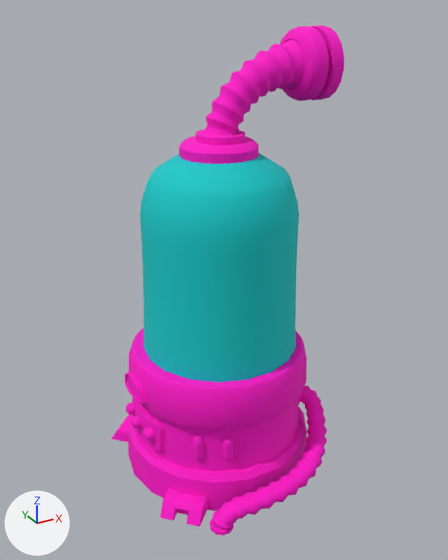
One commit to the FBX model resource/3d/Stage 1/stage01_5월 발표용/bg_mix.FBX: the scene before it, then after it.
Rendered twice from a 50 mm camera at (405.04, -272.01, 9.4) aimed at (410.26, -262.51, 4.65). Arrows for +X, +Y and +Z are at lower left; the lights stay in place. Where no turn or scale is listed for an object, it has been applied to the vertices. Vertices at the same position are counted once.

Before the edit, the objects in view are built like this:
```python
me_mesh = bpy.data.meshes.new('Mesh')
me_mesh.from_pydata(...)  # 2923 vertices, 5473 faces; spans x -2.1..2.1, y -2.2..2.2, z -4.27..4.27
# faces by material slot: [5095, 378]
me_mesh.materials.append(mat_material__67)  # pink #ff00ca
me_mesh.materials.append(mat_02___default)  # cyan #00caca
ob_bg_mix = bpy.data.objects.new('bg_mix', me_mesh)
ob_bg_mix.location = (410.39, -262.49, 4.83)
```
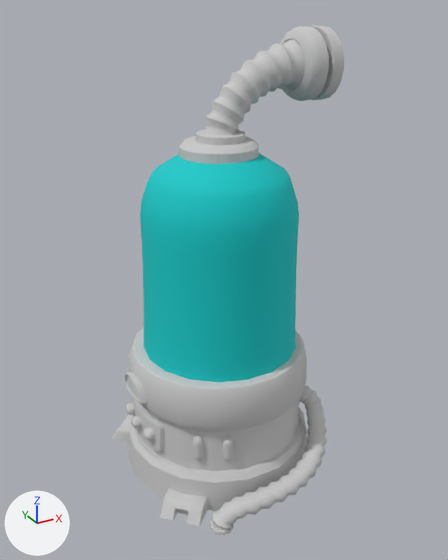
The newer file is also turned or shifted as a whole; pictures and numbers use the older file's frame.

What differs and where, as boxes [x1, y1, x2, y2] in the pictures (448 x 560 px):
part 1 of me_mesh, recoloured (pink to grey)
    both: [111, 25, 344, 535]

The change, as a list of edits to the scene's bpy script:
```text
Add mat_03___default:
    mat_03___default = principled_material('03 - Default')
    mat_03___default.base_color = (0.588, 0.588, 0.588)  # light grey #cacaca
    mat_03___default.roughness = 0.859
Change me_mesh:
    where me_mesh.from_pydata(...)  # 2923 vertices, 5473 faces; spans x -2.1..2.1, y -2.2..2.2, z -4.27..4.27
    used by ob_bg_mix; location = (410.39, -262.49, 4.83)
    me_mesh part 1: all 5095 faces that had it switch from mat_material__67 (pink #ff00ca) to mat_03___default (light grey #cacaca)
```
